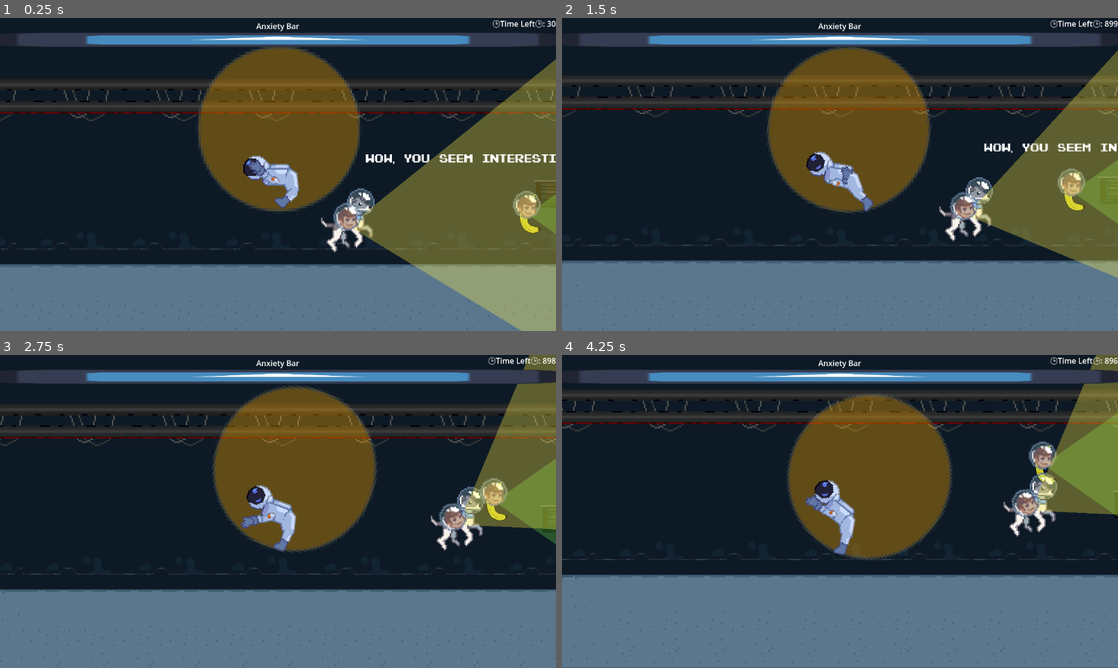
Above: before the commit, frames 1-4 (two rows, left to right).
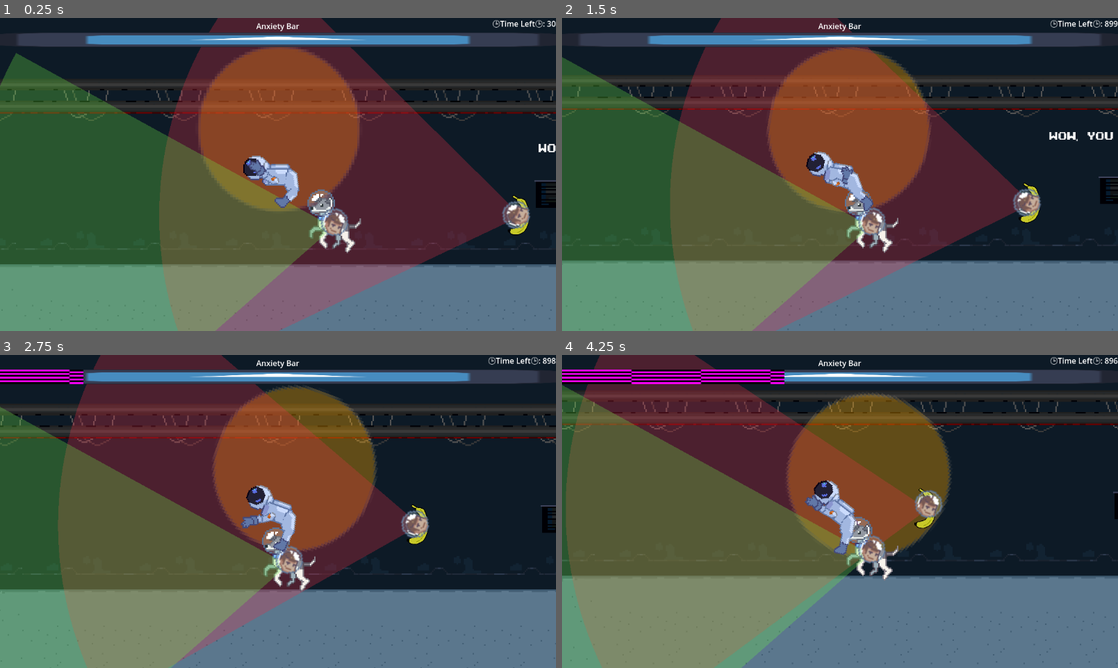
Above: after the commit, the same moments.

Repository: PiotrusWatson/last_party
Game: Godot game, scene res://worlds/piotrus_scene_real.tscn
Two runs of this game, one before a commit and one after it. Both use one fixed random seed, a clock stepped at 60 frames per second and the inputs below. This scene is started directly instead of the project's main scene. The engine's default icon, where the game draws it, is replaced by a stand-in: a white triangle on a blue panel in a dark square.
Inputs (mouse positions are in pixels of both pictures, inside the frame that each line leads up to):
- Up to frame 1 (0.25 s): no input
- Up to frame 2 (1.5 s): move the mouse to (812, 237) at 0.52 s; press the mouse at (812, 237) at 0.53 s; move the mouse to (1006, 221) at 1.27 s; release the mouse at (1006, 221) at 1.28 s; tap E (Interact) at 1.35 s
- Up to frame 3 (2.75 s): move the mouse to (111, 464) at 2.02 s; press the mouse at (111, 464) at 2.03 s
- Up to frame 4 (4.25 s): move the mouse to (867, 511) at 2.77 s; release the mouse at (867, 511) at 2.78 s; tap E (Interact) at 2.85 s; move the mouse to (756, 433) at 3.52 s; press the mouse at (756, 433) at 3.53 s

The runs differ from the first frame. In frame 1, 75% of the frame differs, in the area x 0-100%, y 0-100%; in frame 2, 66%; in frame 3, 58%; in frame 4, 54%.

Commit message:
tried to make head rotate. it's silly

Diff:
--- /dev/null
+++ b/prefabs/partygoer/head_pivot.gd
@@ -0,0 +1,26 @@
+extends Marker2D
+
+@export var pos_limits: Vector2
+@onready var head = $Head
+var neg_limits: Vector2
+# Called when the node enters the scene tree for the first time.
+func _ready() -> void:
+	pos_limits.x = deg_to_rad(pos_limits.x)
+	pos_limits.y = deg_to_rad(pos_limits.y)
+	neg_limits.x = -1 * pos_limits.x
+	neg_limits.y = -1 * pos_limits.y
+
+
+# Called every frame. 'delta' is the elapsed time since the previous frame.
+func _process(delta: float) -> void:
+	pass
+
+func rotate_clamped(desired_rotation: float):
+	print("current desired rotation", desired_rotation)
+	var limits = pos_limits
+	if desired_rotation > deg_to_rad(pos_limits.x) and desired_rotation < deg_to_rad(pos_limits.y):
+		#head.scale.x = -1
+		limits = neg_limits
+
+
+	global_rotation = clamp(desired_rotation, limits.x, limits.y)
--- a/prefabs/partygoer/partygoer.gd
+++ b/prefabs/partygoer/partygoer.gd
@@ -8,6 +8,7 @@
 @onready var direction_timer = $Timers/WaitTimer
 @onready var boredom_timer = $Timers/BoredomTimer
 @onready var dialogue_displayer = $DialogueDisplayer
+@onready var head_pivot = $HeadPivot
 
 var thirst = 0
 var restlessness = 0
@@ -20,10 +21,10 @@
 	cone_rotation_offset = vision_cone.rotation
 	points_of_interest = get_tree().get_nodes_in_group("PointsOfInterest")
 
-
 func change_direction_helper(new_direction):
 	flip_sprite_on_direction(new_direction)
 	vision_cone.rotation = new_direction.angle() + cone_rotation_offset
+	head_pivot.rotate_clamped(new_direction.angle())
 
 ## TODO: maybe move to an animator class later
 func flip_sprite_on_direction(direction):
--- a/prefabs/partygoer/partygoer.tscn
+++ b/prefabs/partygoer/partygoer.tscn
@@ -11,6 +11,7 @@
 [ext_resource type="Script" path="res://prefabs/partygoer/states/chatting.gd" id="8_r3y4m"]
 [ext_resource type="Script" path="res://prefabs/partygoer/show_dialogue.gd" id="9_1flnt"]
 [ext_resource type="FontFile" uid="uid://d4nirmpkhfngg" path="res://UI/Fonts/pixel/Pixel NES.otf" id="9_6g13c"]
+[ext_resource type="Script" path="res://prefabs/partygoer/head_pivot.gd" id="11_nfr8r"]
 
 [sub_resource type="CapsuleShape2D" id="CapsuleShape2D_kjoc1"]
 
@@ -32,12 +33,6 @@
 rotation = 4.71239
 angle_deg = 70
 max_distance = 250.0
-
-[node name="Head" type="Sprite2D" parent="VisionCone2D"]
-position = Vector2(-13, 3.00002)
-rotation = 1.5708
-scale = Vector2(-1, 1)
-texture = ExtResource("4_h2kyf")
 
 [node name="Components" type="Node" parent="."]
 
@@ -65,6 +60,8 @@
 
 [node name="BoredomTimer" type="Timer" parent="Timers"]
 
+[node name="RotationTimer" type="Timer" parent="Timers"]
+
 [node name="DialogueDisplayer" type="Label" parent="."]
 texture_filter = 1
 offset_left = 12.0
@@ -83,6 +80,16 @@
 wait_time = 2.0
 one_shot = true
 
+[node name="HeadPivot" type="Marker2D" parent="."]
+script = ExtResource("11_nfr8r")
+pos_limits = Vector2(-70, 20)
+
+[node name="Head" type="Sprite2D" parent="HeadPivot"]
+position = Vector2(3, 16)
+rotation = -3.14159
+scale = Vector2(1, -1)
+texture = ExtResource("4_h2kyf")
+
 [connection signal="entered_vision_cone" from="VisionCone2D" to="." method="_on_vision_cone_2d_entered_vision_cone"]
 [connection signal="exited_vision_cone" from="VisionCone2D" to="." method="_on_vision_cone_2d_exited_vision_cone"]
 [connection signal="timeout" from="Timers/WaitTimer" to="." method="_on_change_direction_timer_timeout"]
--- a/prefabs/partygoer/states/idle.gd
+++ b/prefabs/partygoer/states/idle.gd
@@ -9,6 +9,7 @@
 func enter(previous_state_path: String, data := {}):
 	current_target = pick_target()
 	current_direction = get_direction_from_target(current_target)
+	partygoer.change_direction_helper(current_direction)
 	partygoer.change_cone_colour(Globals.ConeHas.SEEN_NOTHING)
 
 
@@ -23,6 +24,7 @@
 func change_direction():
 	current_target = pick_target()
 	current_direction = get_direction_from_target(current_target)
+	partygoer.change_direction_helper(current_direction)
 	waiting = false
 
 func handle_seeing_something(body):
Not shown: 1 places in prefabs/partygoer/partygoer.tscn that only renumber resources
